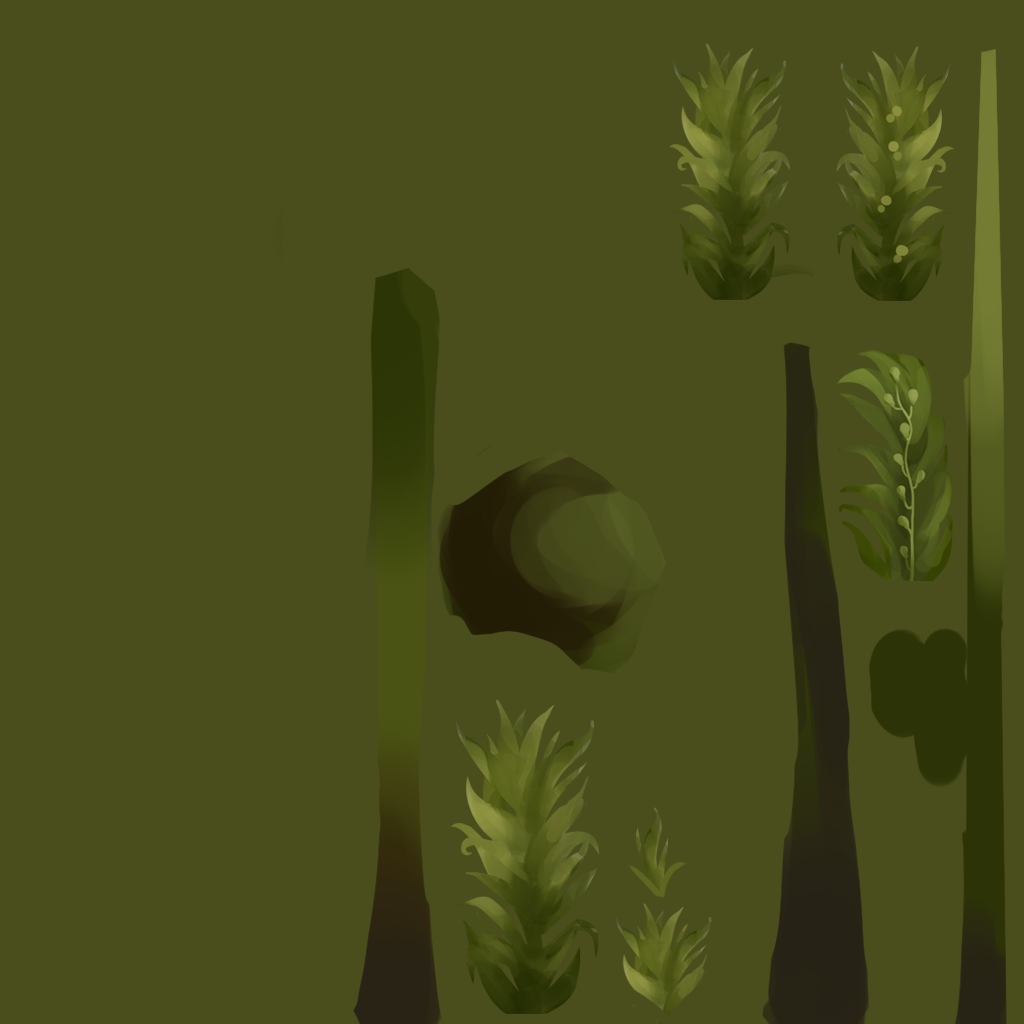
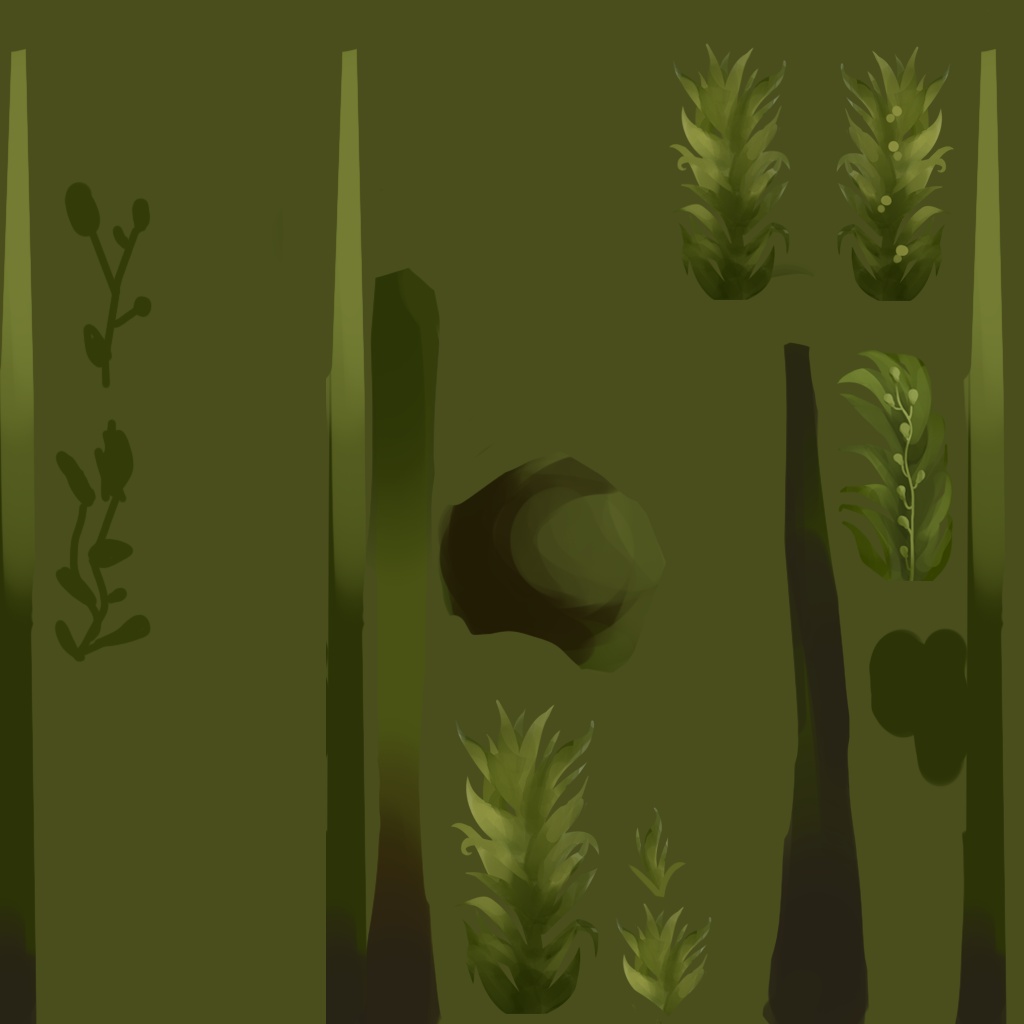
Two versions of the same layered image (1024 × 1024). Layer-by-layer changes:
added layer "Layer 7" above "Layer 6" over [0,49,367,1024]
added layer "Layer 6" above "Layer 5" over [55,182,152,662]
added layer "Layer 5" above "Layer 4" over [0,49,367,1024]
